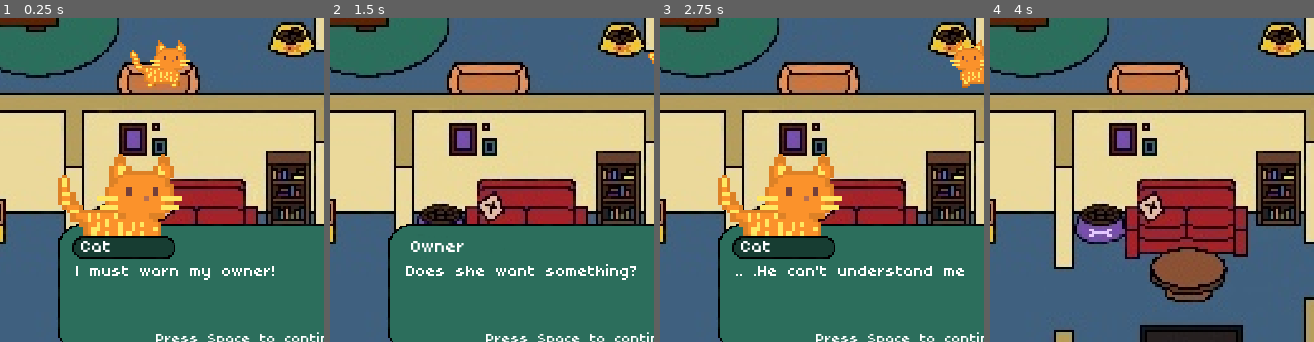
Above: before the commit, frames 1-4 (left to right).
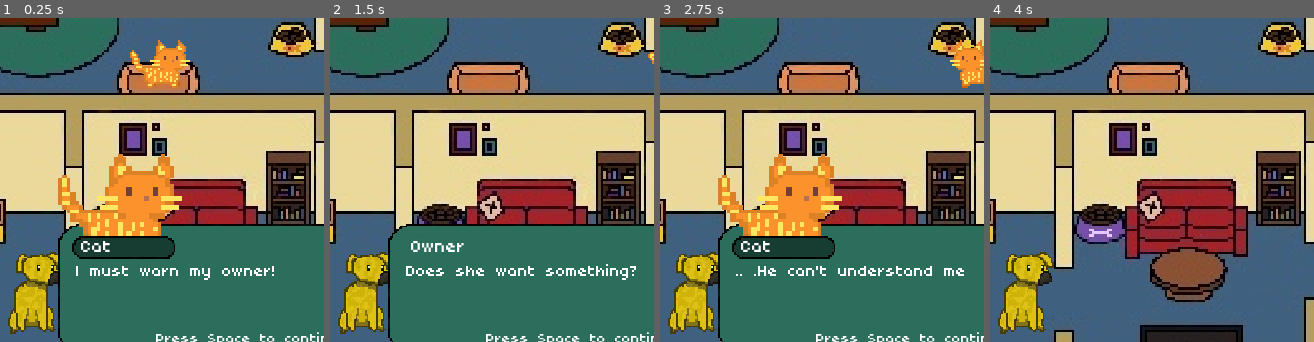
Above: after the commit, the same moments.

Repository: chau34/Komori-Con-Game-Jam-SP26
Game: Godot game, scene res://scenes/House.tscn
The game is run twice, just before and just after one commit, with the same random seed, the same clock (stepped at 60 frames per second) and the same inputs. This scene is started directly instead of the project's main scene.
Inputs:
- Up to frame 1 (0.25 s): no input
- Up to frame 2 (1.5 s): tap Space at 0.5, 1.25 s; hold Right (ui_right) from 0.53 s (still down); tap Enter (ui_accept) at 0.77 s
- Up to frame 3 (2.75 s): tap Enter (ui_accept) at 1.52 s; tap Space at 2 s; release Right (ui_right) at 2.03 s; hold Left (ui_left) from 2.03 s (still down)
- Up to frame 4 (4 s): tap Space at 2.75 s; release Left (ui_left) at 2.78 s; hold Right (ui_right) from 2.78 s (still down); tap Enter (ui_accept) at 3.02, 3.77 s
The pictures show only the part of the screen within x 13-63%, y 42-92%; the shares and areas given below are measured in that part.

The runs differ from the first frame. In frame 1, 2.8% of the frame differs, in the area x 2-18%, y 72-98%; in frame 2, 2.8%; in frame 3, 2.8%; in frame 4, 2.9%, in the area x 2-20%, y 72-98%.

Commit message:
final for jam

Diff:
--- /dev/null
+++ b/komoricon-game-jam-2026---new-repo/scenes/End.tscn
@@ -0,0 +1,33 @@
+[gd_scene load_steps=4 format=3 uid="uid://b8ev41bqbs7ge"]
+
+[ext_resource type="Texture2D" uid="uid://cdnyq8eh61lgo" path="res://assets/black screen.png" id="1_805va"]
+[ext_resource type="SpriteFrames" uid="uid://b73yo5mv73so" path="res://animations/cat_animation.tres" id="2_uehg5"]
+[ext_resource type="AudioStream" uid="uid://cxl2cxs5uhbcy" path="res://music/Main menu.ogg" id="3_uehg5"]
+
+[node name="End" type="Node2D"]
+
+[node name="TextureRect" type="TextureRect" parent="."]
+offset_right = 40.0
+offset_bottom = 40.0
+texture = ExtResource("1_805va")
+
+[node name="AnimatedSprite2D" type="AnimatedSprite2D" parent="."]
+position = Vector2(327, 255)
+scale = Vector2(8, 8)
+sprite_frames = ExtResource("2_uehg5")
+autoplay = "default"
+frame_progress = 0.7150222
+
+[node name="RichTextLabel" type="RichTextLabel" parent="AnimatedSprite2D"]
+offset_left = -29.875002
+offset_top = 20.125
+offset_right = 270.125
+offset_bottom = 940.125
+scale = Vector2(0.2, 0.2)
+text = "Thank you for playing! Cat is supposed to fight the dog and grab a toy car in the toy box. The game is still in development (oof!) but we hope you like the demo."
+fit_content = true
+
+[node name="MainMenu" type="AudioStreamPlayer" parent="."]
+stream = ExtResource("3_uehg5")
+volume_db = -20.0
+autoplay = true
--- a/komoricon-game-jam-2026---new-repo/scenes/House.tscn
+++ b/komoricon-game-jam-2026---new-repo/scenes/House.tscn
@@ -7,6 +7,7 @@
 [ext_resource type="FontFile" uid="uid://b3jvctlfh7l8i" path="res://themes/fonts/fonts/poco/Poco.ttf" id="5_etd6b"]
 [ext_resource type="AudioStream" uid="uid://dulartb7cr85v" path="res://music/House.ogg" id="6_lr155"]
 [ext_resource type="Texture2D" uid="uid://crjklplfyalfk" path="res://assets/Untitled_Artwork 17.png" id="7_cmj1i"]
+[ext_resource type="Texture2D" uid="uid://cdh66xylmqc5q" path="res://assets/DogIdle.png" id="8_nwrc1"]
 
 [sub_resource type="RectangleShape2D" id="RectangleShape2D_nwrc1"]
 
@@ -25,6 +26,24 @@
 
 [sub_resource type="StyleBoxFlat" id="StyleBoxFlat_lr155"]
 bg_color = Color(0.6, 0.6, 0.6, 0)
+
+[sub_resource type="CapsuleShape2D" id="CapsuleShape2D_ea8vi"]
+radius = 12.0
+
+[sub_resource type="AtlasTexture" id="AtlasTexture_kjlmf"]
+atlas = ExtResource("8_nwrc1")
+region = Rect2(0, 0, 64, 64)
+
+[sub_resource type="SpriteFrames" id="SpriteFrames_l6do8"]
+animations = [{
+"frames": [{
+"duration": 1.0,
+"texture": SubResource("AtlasTexture_kjlmf")
+}],
+"loop": true,
+"name": &"default",
+"speed": 5.0
+}]
 
 [node name="House" type="Node2D"]
 script = ExtResource("1_ispqn")
@@ -142,4 +161,16 @@
 offset_bottom = 10913.0
 texture = ExtResource("7_cmj1i")
 
+[node name="Dog" type="CharacterBody2D" parent="."]
+position = Vector2(635, 10730)
+
+[node name="CollisionShape2D" type="CollisionShape2D" parent="Dog"]
+position = Vector2(-221, 191)
+shape = SubResource("CapsuleShape2D_ea8vi")
+
+[node name="AnimatedSprite2D" type="AnimatedSprite2D" parent="Dog"]
+position = Vector2(-223.99998, 182.99998)
+scale = Vector2(0.8, 0.8)
+sprite_frames = SubResource("SpriteFrames_l6do8")
+
 [connection signal="body_entered" from="Parkour" to="Cat" method="_on_parkour_body_entered"]
--- a/komoricon-game-jam-2026---new-repo/scenes/HouseAfterParkour.tscn
+++ b/komoricon-game-jam-2026---new-repo/scenes/HouseAfterParkour.tscn
@@ -1,8 +1,9 @@
-[gd_scene load_steps=8 format=4 uid="uid://cx23vair71a13"]
+[gd_scene load_steps=13 format=4 uid="uid://cx23vair71a13"]
 
 [ext_resource type="Texture2D" uid="uid://cyypj641bqk2h" path="res://assets/IMG_0877.JPG" id="2_lay8v"]
 [ext_resource type="PackedScene" uid="uid://scl87x5fxssp" path="res://scenes/Cat.tscn" id="3_7cu4e"]
 [ext_resource type="Texture2D" uid="uid://bnokdu4wo70xj" path="res://assets/transparent.png" id="4_cej7d"]
+[ext_resource type="Texture2D" uid="uid://cdh66xylmqc5q" path="res://assets/DogIdle.png" id="5_dru5d"]
 [ext_resource type="AudioStream" uid="uid://dulartb7cr85v" path="res://music/House.ogg" id="6_wiedp"]
 
 [sub_resource type="WorldBoundaryShape2D" id="WorldBoundaryShape2D_bfmfj"]
@@ -17,6 +18,26 @@
 tile_size = Vector2i(8, 8)
 physics_layer_0/collision_layer = 1
 sources/0 = SubResource("TileSetAtlasSource_r2usd")
+
+[sub_resource type="CapsuleShape2D" id="CapsuleShape2D_ervfa"]
+radius = 12.0
+
+[sub_resource type="AtlasTexture" id="AtlasTexture_kjlmf"]
+atlas = ExtResource("5_dru5d")
+region = Rect2(0, 0, 64, 64)
+
+[sub_resource type="SpriteFrames" id="SpriteFrames_tj3t0"]
+animations = [{
+"frames": [{
+"duration": 1.0,
+"texture": SubResource("AtlasTexture_kjlmf")
+}],
+"loop": true,
+"name": &"default",
+"speed": 5.0
+}]
+
+[sub_resource type="CapsuleShape2D" id="CapsuleShape2D_lay8v"]
 
 [node name="House" type="Node2D"]
 
@@ -47,3 +68,23 @@
 stream = ExtResource("6_wiedp")
 volume_db = -20.0
 autoplay = true
+
+[node name="Dog" type="CharacterBody2D" parent="."]
+position = Vector2(635, 10730)
+
+[node name="CollisionShape2D" type="CollisionShape2D" parent="Dog"]
+position = Vector2(-221, 191)
+shape = SubResource("CapsuleShape2D_ervfa")
+
+[node name="AnimatedSprite2D" type="AnimatedSprite2D" parent="Dog"]
+position = Vector2(-223.99998, 182.99998)
+scale = Vector2(0.8, 0.8)
+sprite_frames = SubResource("SpriteFrames_tj3t0")
+
+[node name="Fight" type="Area2D" parent="Dog"]
+
+[node name="CollisionShape2D" type="CollisionShape2D" parent="Dog/Fight"]
+position = Vector2(-217, 191)
+shape = SubResource("CapsuleShape2D_lay8v")
+
+[connection signal="body_entered" from="Dog/Fight" to="Cat" method="_on_fight_body_entered"]
--- a/komoricon-game-jam-2026---new-repo/scripts/Cat.gd
+++ b/komoricon-game-jam-2026---new-repo/scripts/Cat.gd
@@ -28,3 +28,12 @@
 		velocity.y = move_toward(velocity.y, 0, SPEED)
 
 	move_and_slide()
+
+func _on_parkour_body_entered(body: Node2D) -> void:
+	if body == self:
+		get_tree().change_scene_to_file("res://scenes/Parkour.tscn")
+
+
+func _on_fight_body_entered(body: Node2D) -> void:
+	if body == self:
+		get_tree().change_scene_to_file("res://scenes/End.tscn")
Binary file added: komoricon-game-jam-2026---new-repo/assets/DogIdle.png
Not shown, added: komoricon-game-jam-2026---new-repo/assets/DogIdle.png.import
Binary file added: komoricon-game-jam-2026---new-repo/assets/DogWalk1-4/DogWalk1.png
Not shown, added: komoricon-game-jam-2026---new-repo/assets/DogWalk1-4/DogWalk1.png.import
Binary file added: komoricon-game-jam-2026---new-repo/assets/DogWalk1-4/DogWalk2.png
Not shown, added: komoricon-game-jam-2026---new-repo/assets/DogWalk1-4/DogWalk2.png.import
Binary file added: komoricon-game-jam-2026---new-repo/assets/DogWalk1-4/DogWalk3.png
Not shown, added: komoricon-game-jam-2026---new-repo/assets/DogWalk1-4/DogWalk3.png.import
Binary file added: komoricon-game-jam-2026---new-repo/assets/DogWalk1-4/DogWalk4.png
Not shown, added: komoricon-game-jam-2026---new-repo/assets/DogWalk1-4/DogWalk4.png.import
Not shown: 1 places in komoricon-game-jam-2026---new-repo/scenes/House.tscn that only renumber resources
